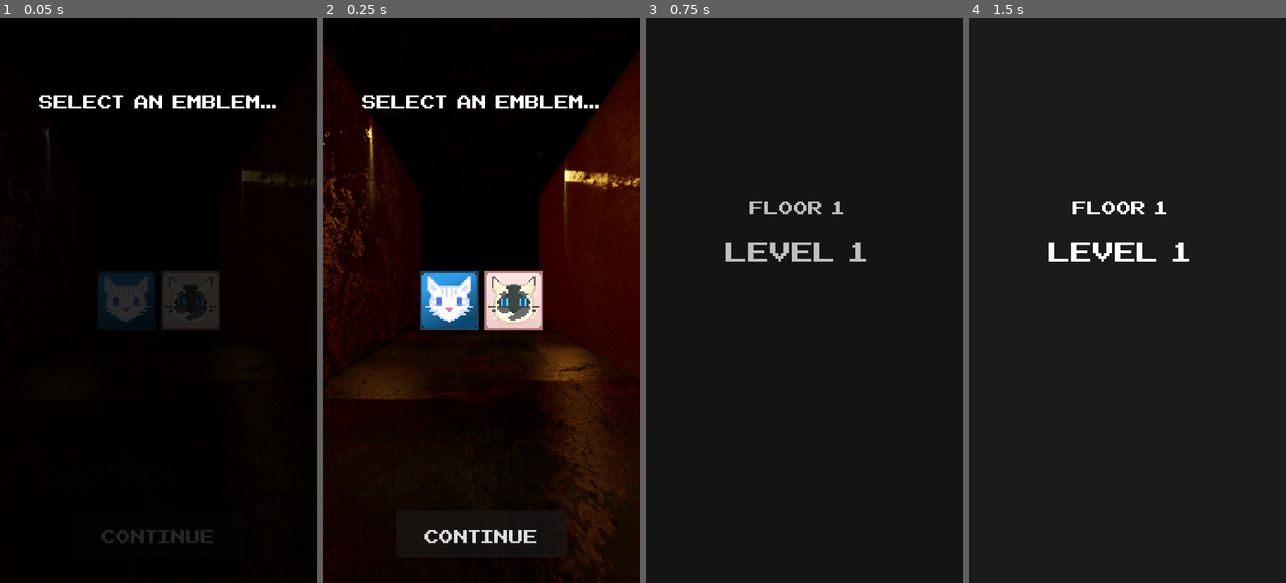
Above: before the commit, frames 1-4 (left to right).
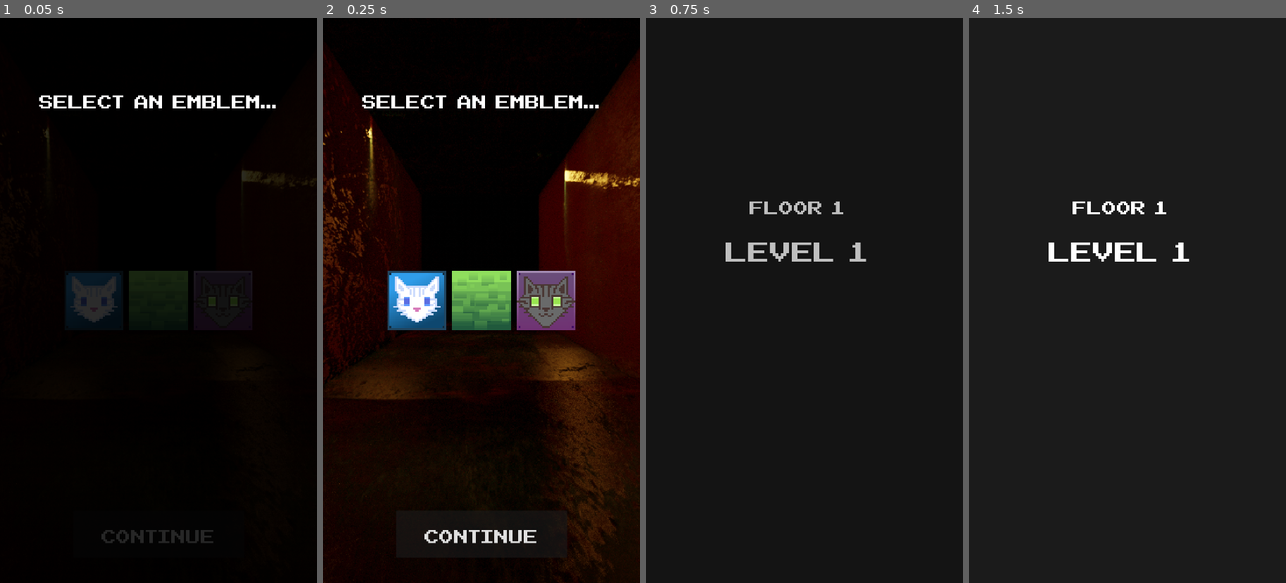
Above: after the commit, the same moments.

Repository: numberpup/phantom-passage
Game: Godot game, scene res://Scenes/UI/ShopScreen.tscn
Two runs of this game, one before a commit and one after it. Both use one fixed random seed, a clock stepped at 60 frames per second and the inputs below. This scene is started directly instead of the project's main scene.
Inputs (mouse positions are in pixels of both pictures, inside the frame that each line leads up to):
- Up to frame 1 (0.05 s): no input
- Up to frame 2 (0.25 s): no input
- Up to frame 3 (0.75 s): click "CONTINUE" at 0.5 s
- Up to frame 4 (1.5 s): tap Enter at 1.25 s; move the mouse to (1197, 272) at 1.27 s; click (1197, 272) at 1.42 s

The runs differ from the first frame. In frame 1, 2.7% of the frame differs, in the area x 20-80%, y 44-56%; in frame 2, 6.0%; in frame 3, nothing differs; in frame 4, nothing differs.

Commit message:
Shop now randomly selects 3 emblems
Shop now randomly selects 3 emblems for player to choose between

Diff:
--- a/Scripts/DataProcessors/EffectsManager.gd
+++ b/Scripts/DataProcessors/EffectsManager.gd
@@ -22,6 +22,14 @@
 		"activate": func(): mult_increase(4),
 		"deactivate": func(): mult_increase(-4),
 	},
+	"tile_damage_1": {
+		"activate": func(): tile_damage(1),
+		"deactivate": func(): tile_damage(-1),
+	},
+	"obst_increase_1": {
+		"activate": func(): obst_increase(1),
+		"deactivate": func(): obst_increase(-1),
+	}
 }
 
 func _ready() -> void:
@@ -57,6 +65,13 @@
 	GameManager.player_damage_mult *= amount
 	recalculate_effective_damage()
 
+func tile_damage(amount) -> void:
+	var tile_number = (GameManager.board_size * GameManager.board_size) - GameManager.board_obstacle_count
+	damage_increase(tile_number)
+
+func obst_increase(amount) -> void:
+	GameManager.board_obstacle_count += 1
+
 func recalculate_effects() -> void:
 	for emblem_name in emblem_names:
 		print("emblem name: " + emblem_name)
--- a/Scripts/DataProcessors/InfoTable.gd
+++ b/Scripts/DataProcessors/InfoTable.gd
@@ -17,18 +17,30 @@
 		"effect": "mult_4",
 		"display_name": "Red Brick"
 	},
+	"pink_brick": {
+		"description": "Increases number of inactive tiles on board by 1.",
+		"sprite": "res://Assets/BrickSprites/PinkBrick.png",
+		"effect": "obst_increase_1",
+		"display_name": "Pink Brick"
+	},
 	"fluffy_cat": {
 		"description": "Adds 20 to base player damage.",
 		"sprite": "res://Assets/EmblemSprites/FluffyCat.png",
 		"effect": "damage_20",
 		"display_name": "Fluffy Cat"
 	},
-		"round_cat": {
+	"round_cat": {
 		"description": "Adds 4 to base damage multiplier.",
 		"sprite": "res://Assets/EmblemSprites/RoundCat.png",
 		"effect": "mult_4",
 		"display_name": "Round Cat"
 	},
+	"triangle_cat": {
+		"description": "Adds 1 to base damage for each active tile in completed puzzle.",
+		"sprite": "res://Assets/EmblemSprites/TriangleCat.png",
+		"effect": "tile_damage_1",
+		"display_name": "Triangle Cat"
+	}
 }
 
 # ---------------- CONSUMABLES ------------------ #
--- a/Scripts/GameManager.gd
+++ b/Scripts/GameManager.gd
@@ -66,6 +66,7 @@
 	current_floor = 1
 	current_level = 1
 	current_encounter = 1
+	player_emblems = []
 
 # Called when the node enters the scene tree for the first time.
 func _ready():
--- a/Scripts/UI/shop_screen.gd
+++ b/Scripts/UI/shop_screen.gd
@@ -2,7 +2,7 @@
 
 @onready var info_table = preload("res://Scripts/DataProcessors/InfoTable.gd").new()
 @onready var item_container = $ItemContainer
-var emblems = ["fluffy_cat", "round_cat"]
+var emblems = ["fluffy_cat", "round_cat", "triangle_cat"]
 
 var current_selection_id = 0
 var current_selection: TextureButton = null  # Store the currently selected button
@@ -11,7 +11,16 @@
 func _ready() -> void:
 	$SceneTransition/ColorRect.color.a = 255
 	$SceneTransition/AnimationPlayer.play("fade_out")
+	generate_emblems()
 	display_shop_items()
+
+func generate_emblems() -> void:
+	for i in 2:
+		var size_of_dict = info_table.emblems.size()
+		var random_key = info_table.emblems.keys()[randi() % size_of_dict]
+		print("random_key: " + str(random_key))
+		var emblem_name = random_key
+		emblems[i] = emblem_name
 
 func display_shop_items() -> void:
 	var array_id = 0
--- a/Scripts/level_screen.gd
+++ b/Scripts/level_screen.gd
@@ -168,6 +168,7 @@
 			GameManager.current_level = 1
 			GameManager.current_floor += 1
 		await get_tree().create_timer(.3).timeout
+		EffectsManager.deactivate_effects()
 		get_tree().change_scene_to_file("res://Scenes/UI/ShopScreen.tscn")
 	else:
 		current_enemy = encounter_table.floors[GameManager.current_floor][GameManager.current_level][current_encounter]
@@ -179,7 +180,6 @@
 
 
 func _on_button_pressed() -> void:
-
 	get_tree().change_scene_to_file("res://Scenes/TitleScreen.tscn")
 
 
Not shown, added: Builds/Phantom Passage v0.8.2.apk
Not shown, added: Builds/Phantom Passage v0.8.2.apk.idsig
